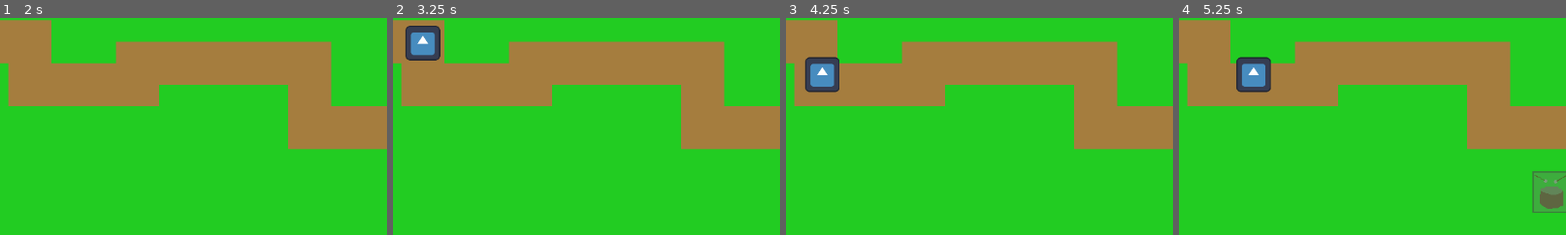
Above: before the commit, frames 1-4 (left to right).
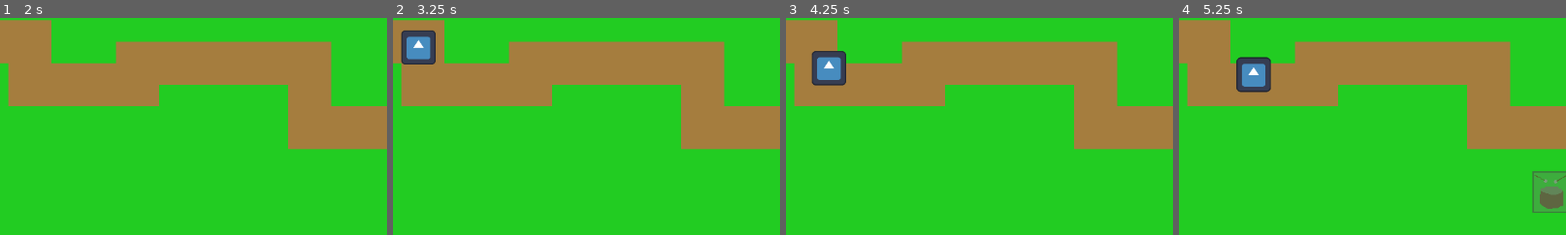
Above: after the commit, the same moments.

Repository: HedgeLizards/lout
Game: Godot game, scene res://scenes/world.tscn
The game is run twice, just before and just after one commit, with the same random seed, the same clock (stepped at 60 frames per second) and the same inputs. The engine's default icon, where the game draws it, is replaced by a stand-in: a white triangle on a blue panel in a dark square.
Inputs (mouse positions are % of the whole screen's width and height, from its top left):
- Up to frame 1 (2 s): tap Enter at 0.5 s; move the mouse to (97, 15) at 0.52 s; click (97, 15) at 0.67 s; move the mouse to (97, 26) at 1.27 s; click (97, 26) at 1.42 s
- Up to frame 2 (3.25 s): tap Space at 2 s; move the mouse to (97, 36) at 2.02 s; click (97, 36) at 2.17 s; tap Enter at 2.75 s; move the mouse to (45, 70) at 2.77 s; click (45, 70) at 2.92 s
- Up to frame 3 (4.25 s): move the mouse to (80, 65) at 3.52 s; click (80, 65) at 3.67 s
- Up to frame 4 (5.25 s): move the mouse to (20, 35) at 4.27 s; click (20, 35) at 4.42 s; tap Space at 5 s; move the mouse to (55, 50) at 5.02 s; click (55, 50) at 5.17 s
The pictures show only the part of the screen within x 7-57%, y 9-59%; the shares and areas given below are measured in that part.

Frame 1 is identical in both runs. In frame 2, 1.4% of the frame differs, in the area x 2-13%, y 3-22%; in frame 3, 1.7%, in the area x 4-16%, y 15-35%; in frame 4, less than 0.1%.
Error in both runs: Cannot call method 'add_child' on a null value. (res://code/builder.gd:29)

Commit message:
Make enemies move instantly and compensate visually, add Area2Ds to them and enable Y-sorting

Diff:
--- a/code/enemy.gd
+++ b/code/enemy.gd
@@ -1,8 +1,12 @@
 extends PathFollow2D
 
 func move():
+	var previous_position = position
+
+	progress_ratio += 0.025
+
 	var tween = create_tween().set_parallel().set_trans(Tween.TRANS_SINE)
 
-	tween.tween_property(self, 'progress_ratio', 0.025, 0.5).as_relative()
-	tween.set_ease(Tween.EASE_OUT).tween_property(self, 'v_offset', -15, 0.25)
-	tween.set_ease(Tween.EASE_IN).tween_property(self, 'v_offset', 0, 0.25).set_delay(0.25)
+	tween.tween_property($Sprite2D, 'position', Vector2.ZERO, 0.5).from(previous_position - position)
+	tween.set_ease(Tween.EASE_OUT).tween_property($Sprite2D, 'offset:y', -15 / $Sprite2D.scale.y, 0.25)
+	tween.set_ease(Tween.EASE_IN).tween_property($Sprite2D, 'offset:y', 0, 0.25).set_delay(0.25)
--- a/scenes/enemy.tscn
+++ b/scenes/enemy.tscn
@@ -1,7 +1,10 @@
-[gd_scene load_steps=3 format=3 uid="uid://b5b1ybu5vxstb"]
+[gd_scene load_steps=4 format=3 uid="uid://b5b1ybu5vxstb"]
 
 [ext_resource type="Texture2D" uid="uid://t3ucukl7lmmm" path="res://icon.svg" id="1_7p1mj"]
 [ext_resource type="Script" uid="uid://c8j1ytw3jcids" path="res://code/enemy.gd" id="1_md0e3"]
+
+[sub_resource type="CircleShape2D" id="CircleShape2D_md0e3"]
+radius = 34.0
 
 [node name="Enemy" type="PathFollow2D"]
 rotates = false
@@ -11,3 +14,8 @@
 [node name="Sprite2D" type="Sprite2D" parent="."]
 scale = Vector2(0.4, 0.4)
 texture = ExtResource("1_7p1mj")
+
+[node name="Area2D" type="Area2D" parent="."]
+
+[node name="CollisionShape2D" type="CollisionShape2D" parent="Area2D"]
+shape = SubResource("CircleShape2D_md0e3")
--- a/scenes/level.tscn
+++ b/scenes/level.tscn
@@ -12,6 +12,7 @@
 point_count = 10
 
 [node name="level" type="Node2D"]
+y_sort_enabled = true
 script = ExtResource("1_mx8sn")
 
 [node name="Background" type="TileMapLayer" parent="."]
@@ -20,8 +21,10 @@
 tile_set = ExtResource("1_w8frs")
 
 [node name="Paths" type="Node2D" parent="."]
+y_sort_enabled = true
 
 [node name="Path2D" type="Path2D" parent="Paths"]
+y_sort_enabled = true
 curve = SubResource("Curve2D_rwgxs")
 
 [node name="Enemy" parent="Paths/Path2D" instance=ExtResource("2_mx8sn")]
@@ -29,6 +32,7 @@
 
 [node name="Towers" type="Node2D" parent="."]
 unique_name_in_owner = true
+y_sort_enabled = true
 
 [node name="Drums" parent="Towers" instance=ExtResource("3_ppgk2")]
 position = Vector2(896, 352)
